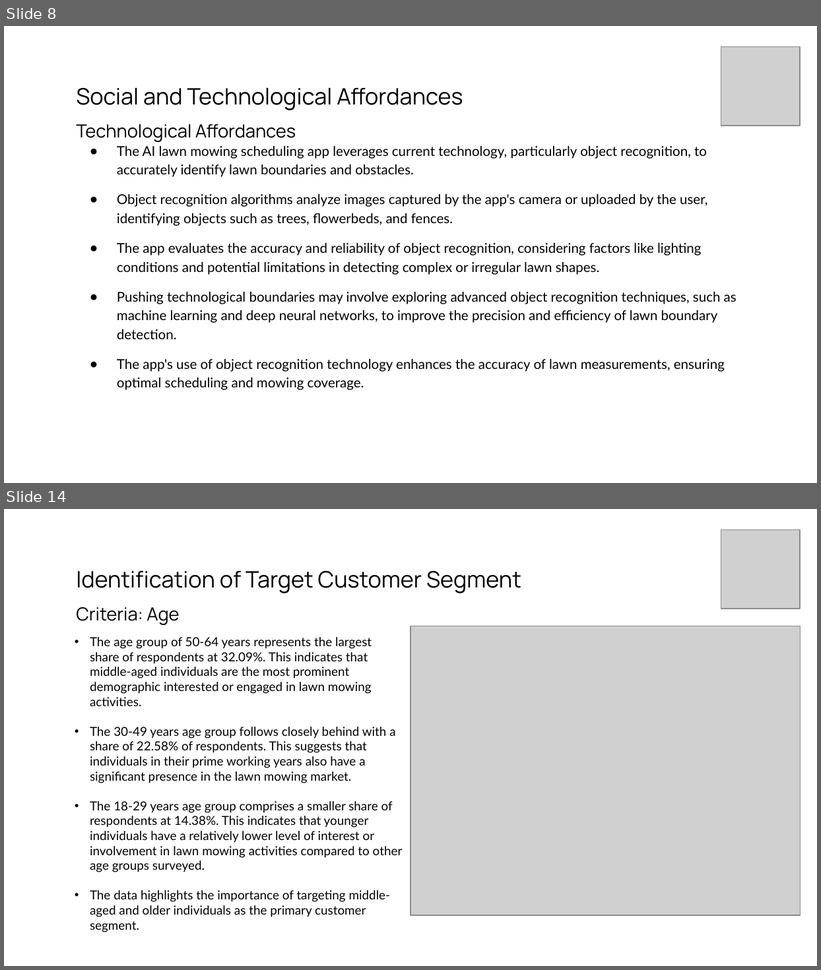
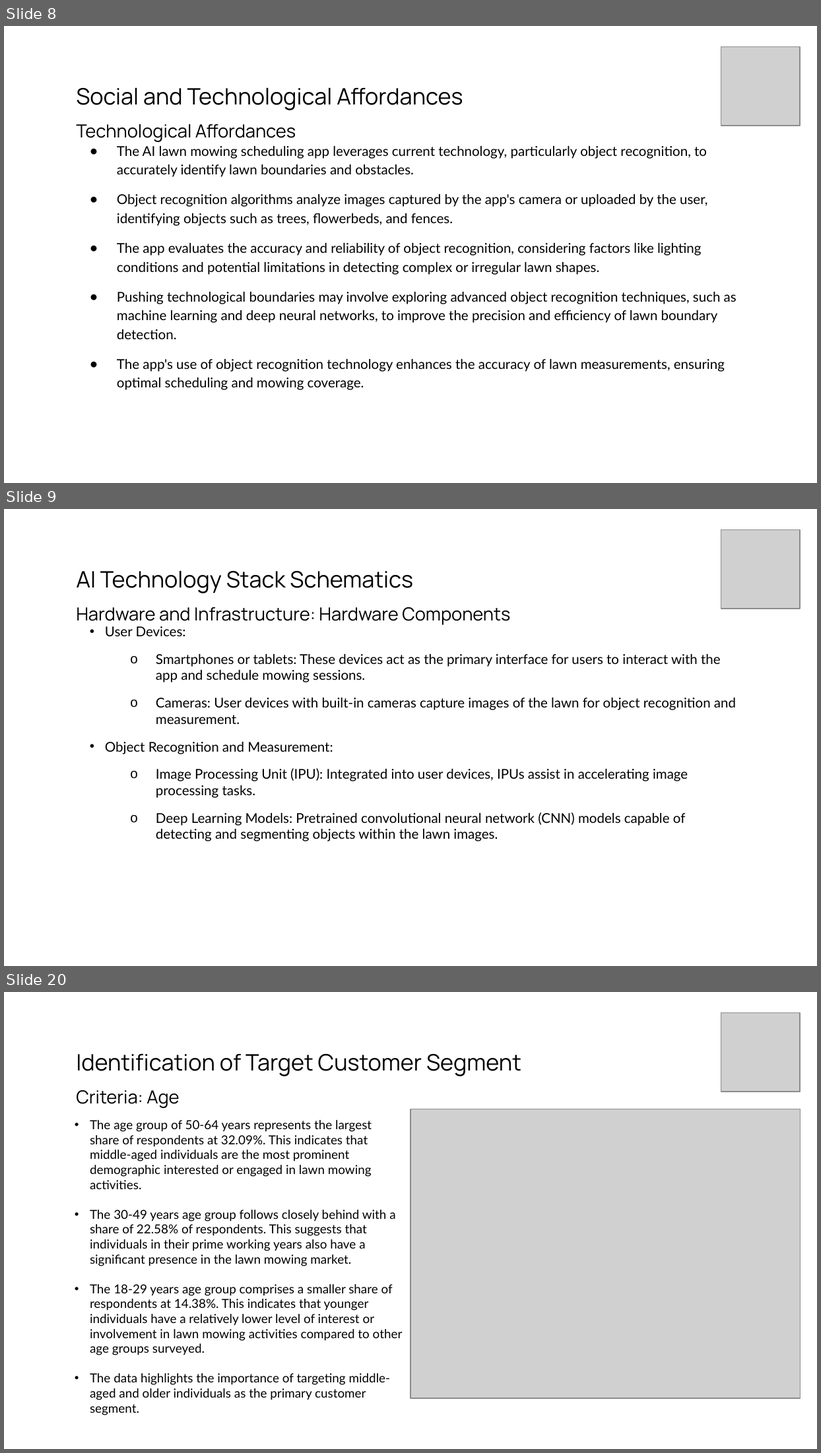
Before and after one commit to gasserahmed/VT-MIT, a slide deck: MGT5824-Tech-based Entrepreneurship/Assignments/Milestone #2 - Venture Solution Prototype & Social Affordances/gasser18-milestone2_prototype_and_social_affordances_slides.pptx. Shown one above the other, each under a label of ours: slides 8 and 14 before the commit, slides 8, 9 and 20 after it; the slides between them are not shown. The pictures are 821x970 and 821x1453 pixels, drawn with LibreOffice and Linux fonts; fonts in the diff are those of the drawing; grey boxes stand for pictures. Boxes give left, top, right and bottom in pixels: in the first picture for what was removed or moved away, otherwise in the second. Text is boxed around its words. In the diff, an @@ line names an element or a change of style, - is before the commit and + after.

```diff
--- a/MGT5824-Tech-based Entrepreneurship/Assignments/Milestone #2 - Venture Solution Prototype & Social Affordances/gasser18-milestone2_prototype_and_social_affordances_slides.pptx
+++ b/MGT5824-Tech-based Entrepreneurship/Assignments/Milestone #2 - Venture Solution Prototype & Social Affordances/gasser18-milestone2_prototype_and_social_affordances_slides.pptx
@@ slide 9 added at (4, 509, 817, 966), background #FFFFFF @@
@@ picture added at (721, 530, 800, 609) @@
@@ title added at (76, 571, 510, 625), 16 pt, text #000000 @@
+AI Technology Stack Schematics
+Hardware and Infrastructure: Hardware Components
@@ text added at (105, 626, 736, 842), 12 pt, text #000000 @@
+• User Devices:
+  o Smartphones or tablets: These devices act as the primary interface for users to interact with the app and schedule mowing sessions.
+  o Cameras: User devices with built-in cameras capture images of the lawn for object recognition and measurement.
+• Object Recognition and Measurement:
+  o Image Processing Unit (IPU): Integrated into user devices, IPUs assist in accelerating image processing tasks.
+  o Deep Learning Models: Pretrained convolutional neural network (CNN) models capable of detecting and segmenting objects within the lawn images.
@@ what was slide 14 is now slide 20 @@
```
Also in this commit, not shown: 4 slides changed, 5 other slides added.
